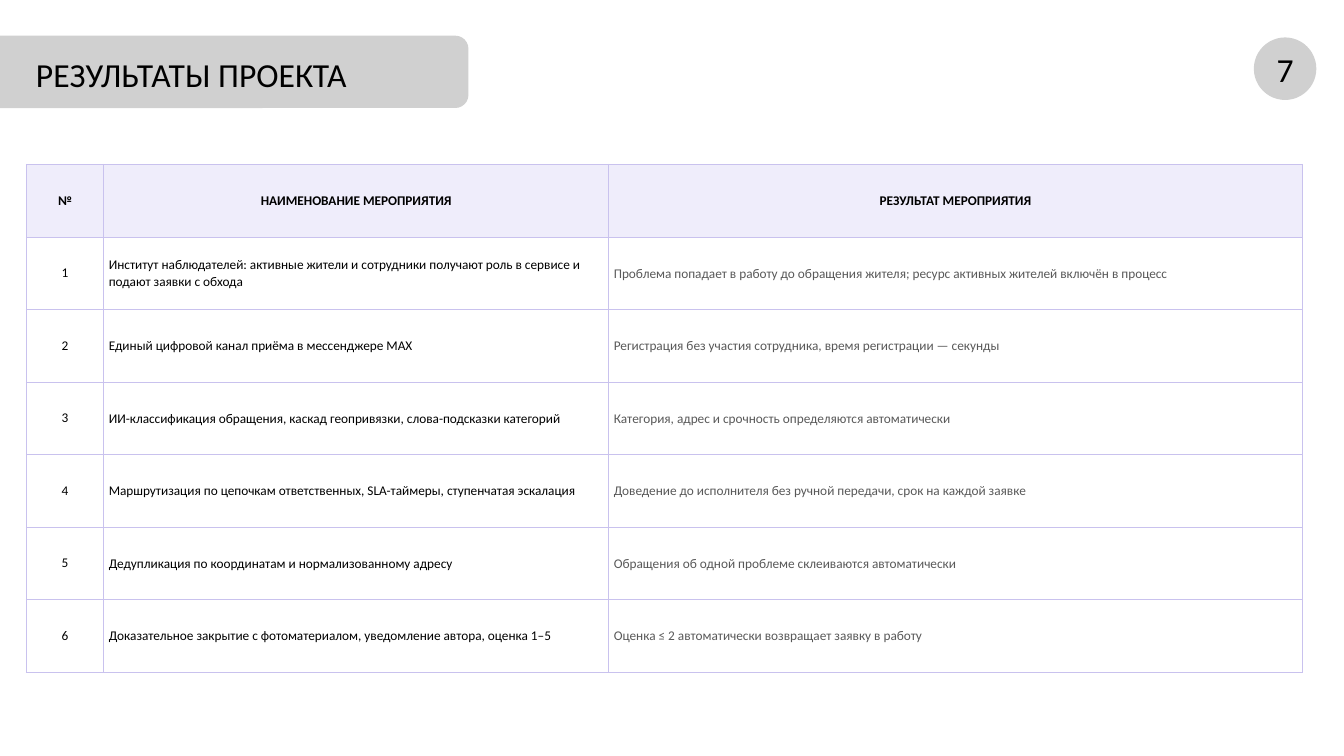
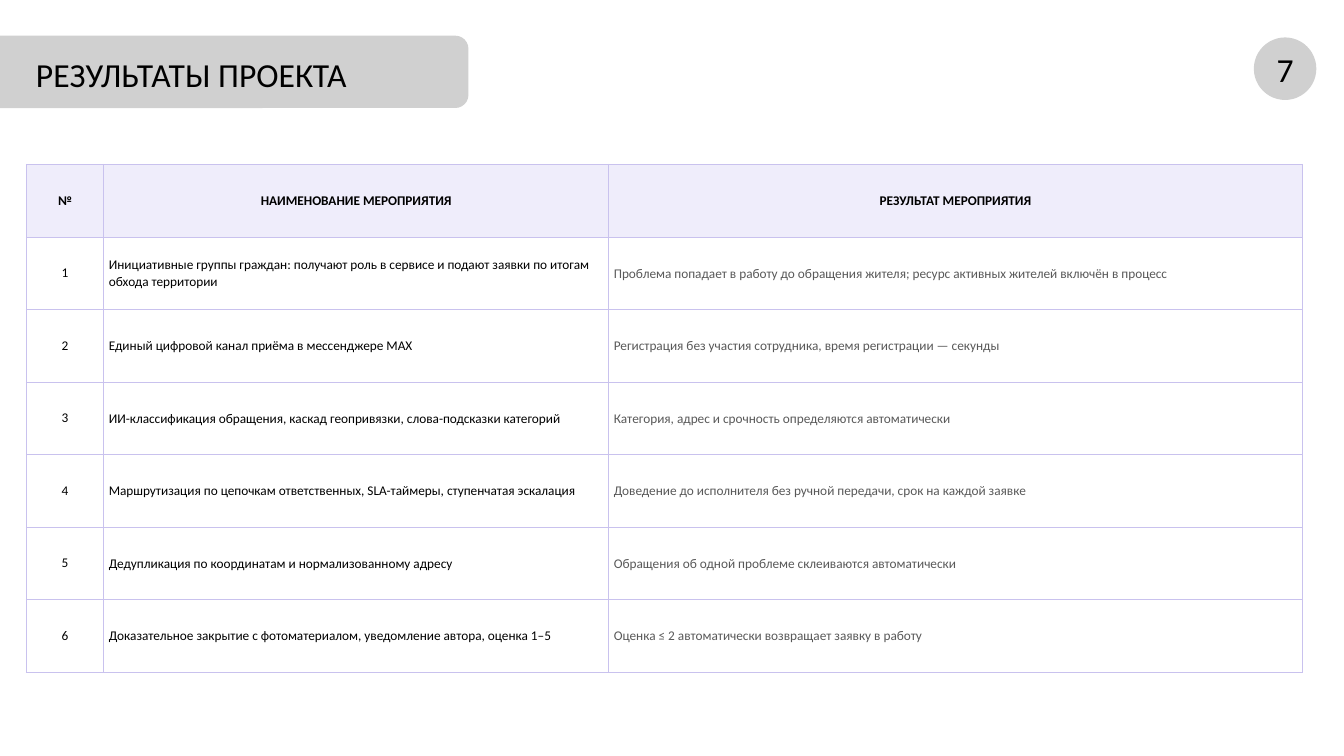
Before and after one commit to NiceGenn/Team-28-progress, a slide deck: slide 7 of файлы/prezentaciya-chernovik.pptx. Drawn at 1344x756 pixels with LibreOffice and Linux fonts; fonts in the diff are those of the drawing; grey boxes stand for pictures. Boxes give left, top, right and bottom in pixels: in the first picture for what was removed or moved away, otherwise in the second. Text is boxed around its words. In the diff, an @@ line names an element or a change of style, - is before the commit and + after.

```diff
--- a/файлы/prezentaciya-chernovik.pptx
+++ b/файлы/prezentaciya-chernovik.pptx
@@ table at [26, 164, 1303, 673] @@
-row 2, column 2: Институт наблюдателей: активные жители и сотрудники получают роль в сервисе и подают заявки с обхода
+row 2, column 2: Инициативные группы граждан: получают роль в сервисе и подают заявки по итогам обхода территории
```
Also in this commit, not shown: 8 other slides changed, 19 other files.
